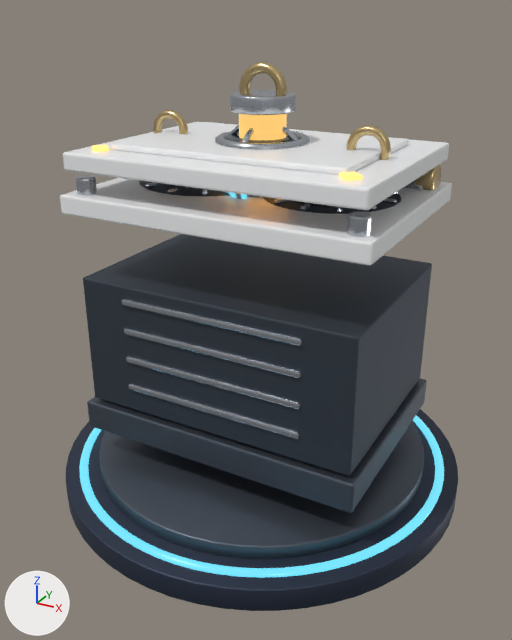
The glTF model game/assets/models/device_003.glb as it was, and as the next commit left it.
Before and after are seen from a 50 mm lens placed at (1.045, -1.941, 0.816), pointed at (0.01, -0.061, -0.124). The lights are fixed; the arrows at lower left show +X, +Y and +Z. The picture after the commit comes second. Vertices at exactly the same position are counted once.

The first picture shows 'AccessCover', 'Body', 'FuelRod', 'LockBarR', 'Pedestal', 'PedestalGlow', 'PedestalTop' and 2 more.
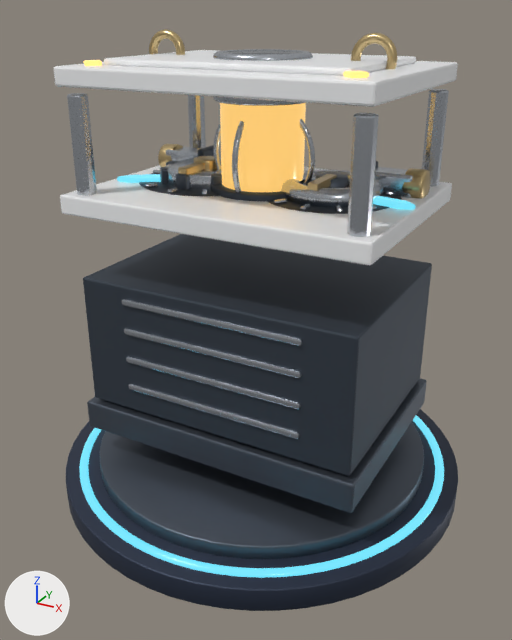
The change, as a list of edits to the scene's bpy script:
```text
Change me_body_mesh:
    remove me_body_mesh.from_pydata(...)  # 3471 vertices, 6746 faces; spans x -0.5..0.5, y -0.37..0.37, z -0.52..0.513
    add me_body_mesh.from_pydata(...)  # 3471 vertices, 6746 faces; spans x -0.5..0.5, y -0.37..0.37, z -0.52..0.59
    me_body_mesh part 1: the loose piece of 320 vertices spanning x -0.161..0.161, y -0.009..0.009, z 0.191..0.513 is multiplied about its middle by the matrix ((1.105, 0.0, 0.0), (0.0, 1.0, 0.0), (0.0, 0.0, 1.105)), then moved by (0.0, 0.0, 0.048)
    me_body_mesh part 2: the loose piece of 320 vertices spanning x -0.009..0.009, y -0.161..0.161, z 0.191..0.513 is multiplied about its middle by the matrix ((1.0, 0.0, 0.0), (0.0, 1.105, 0.0), (0.0, 0.0, 1.105)), then moved by (0.0, 0.0, 0.048)
    me_body_mesh part 3: the loose piece of 56 vertices spanning x -0.103..-0.003, y -0.136..-0.051, z 0.3..0.32 is turned -110 degrees about the z axis through its middle, then moved by (-0.324, 0.0, 0.0)
    me_body_mesh part 4: the loose piece of 42 vertices spanning x -0.032..0.025, y -0.149..-0.096, z 0.301..0.319 is turned -110 degrees about the z axis through its middle, then moved by (-0.418, -0.007, 0.0)
    me_body_mesh part 5: the loose piece of 56 vertices spanning x -0.007..0.096, y -0.039..0.016, z 0.3..0.32 is turned 160 degrees about the z axis through its middle, then moved by (0.36, 0.0, 0.0)
    me_body_mesh part 6: the loose piece of 42 vertices spanning x -0.049..0.006, y -0.048..0.009, z 0.301..0.319 is turned 160 degrees about the z axis through its middle, then moved by (0.492, -0.007, 0.0)
    me_body_mesh part 7: 168 of 3471 vertices moved; they spanned x -0.115..0.115, y -0.115..0.115, z 0.273..0.319 and now span x -0.162..0.162, y -0.162..0.162, z 0.273..0.319; mean shift (0.0, 0.0, 0.0); largest move (0.047, 0.098, 0.273) -> (0.068, 0.141, 0.273)
    me_body_mesh part 8: all 36 vertices in x -0.472..-0.412, y -0.34..-0.28, z 0.344..0.35 are moved by (0.0, 0.0, 0.24)
    me_body_mesh part 9: all 36 vertices in x -0.472..-0.412, y 0.28..0.34, z 0.344..0.35 are moved by (0.0, 0.0, 0.24)
    me_body_mesh part 10: all 36 vertices in x 0.412..0.472, y -0.34..-0.28, z 0.344..0.35 are moved by (0.0, 0.0, 0.24)
    me_body_mesh part 11: all 36 vertices in x 0.412..0.472, y 0.28..0.34, z 0.344..0.35 are moved by (0.0, 0.0, 0.24)
Change me_fuelrod_mesh:
    remove me_fuelrod_mesh.from_pydata(...)  # 672 vertices, 1332 faces; spans x -0.098..0.098, y -0.098..0.098, z -0.222..0.222
    add me_fuelrod_mesh.from_pydata(...)  # 744 vertices, 1476 faces; spans x -0.148..0.148, y -0.148..0.148, z -0.212..0.212
    me_fuelrod_mesh part 12: the loose piece of 144 vertices spanning x -0.072..0.072, y -0.072..0.072, z -0.222..0.118 is rebuilt with 168 vertices and now spans x -0.128..0.128, y -0.128..0.128, z -0.212..0.088
    me_fuelrod_mesh part 13: the loose piece of 144 vertices spanning x -0.098..0.098, y -0.098..0.098, z 0.083..0.133 is rebuilt with 168 vertices and now spans x -0.148..0.148, y -0.148..0.148, z 0.084..0.131
    me_fuelrod_mesh part 14: 238 vertices removed from x -0.078..0.078, y -0.015..0.015, z 0.066..0.222; 238 vertices added at x -0.073..0.073, y -0.014..0.014, z 0.067..0.212
    other edits to the shape of me_fuelrod_mesh do not show in these pictures
Change ob_accesscover:
    ob_accesscover.location: (0.0, 0.0, 0.445) -> (0.0, 0.0, 0.685)
Change ob_fuelrod:
    ob_fuelrod.location: (0.0, 0.0, 0.452) -> (0.0, 0.0, 0.482)
Change ob_lockbarr:
    ob_lockbarr.location: (0.378, 0.268, 0.33) -> (0.378, 0.15, 0.33)
```

What differs and where, as boxes [x1, y1, x2, y2] in the pictures (512 x 640 px; the box of a moved part takes in the faces that stretch with it):
'Body', reshaped (9% taller)
    before: [60, 125, 452, 513]
    after: [60, 89, 452, 513]
'AccessCover', moved
    before: [63, 110, 449, 211]
    after: [54, 29, 458, 107]
'FuelRod', reshaped, moved
    before: [230, 62, 296, 140]
    after: [213, 97, 306, 192]
'LockBarR', moved
    before: [403, 164, 441, 190]
    after: [375, 161, 431, 198]
part 1 of me_body_mesh, moved or reshaped (mostly hidden before)
    before: [229, 125, 298, 140]
    after: [213, 119, 315, 185]
part 2 of me_body_mesh, moved or reshaped (mostly hidden before)
    before: [236, 128, 254, 199]
    after: [232, 121, 244, 193]
part 3 of me_body_mesh, moved or reshaped (not visible before)
    after: [132, 174, 161, 183]
part 4 of me_body_mesh, moved or reshaped
    before: [230, 193, 247, 199]
    after: [117, 175, 133, 183]
part 5 of me_body_mesh, moved or reshaped (not visible before)
    after: [373, 196, 403, 208]
part 6 of me_body_mesh, moved or reshaped (not visible before)
    after: [394, 200, 416, 210]
part 7 of me_body_mesh, moved or reshaped (mostly hidden before)
    before: [247, 195, 260, 197]
    after: [211, 184, 286, 201]
part 8 of me_body_mesh, moved or reshaped
    before: [76, 175, 97, 195]
    after: [67, 93, 97, 195]
part 9 of me_body_mesh, moved or reshaped (not visible before)
    after: [188, 95, 206, 148]
part 10 of me_body_mesh, moved or reshaped
    before: [347, 211, 372, 237]
    after: [347, 113, 379, 237]
part 11 of me_body_mesh, moved or reshaped (not visible before)
    after: [422, 89, 449, 186]
part 12 of me_fuelrod_mesh, rebuilt
    before: [239, 114, 287, 140]
    after: [220, 103, 306, 192]
part 13 of me_fuelrod_mesh, rebuilt
    before: [230, 90, 296, 115]
    after: [213, 97, 306, 106]
part 14 of me_fuelrod_mesh, moved or reshaped (not visible afterwards)
    before: [239, 62, 287, 95]
'PressureValve', unchanged, uncovered by the edit
    before: [290, 200, 336, 207]
    after: [281, 170, 384, 207]
'CalibrationDial', unchanged, uncovered by the edit
    before: [162, 183, 200, 189]
    after: [160, 156, 222, 189]
